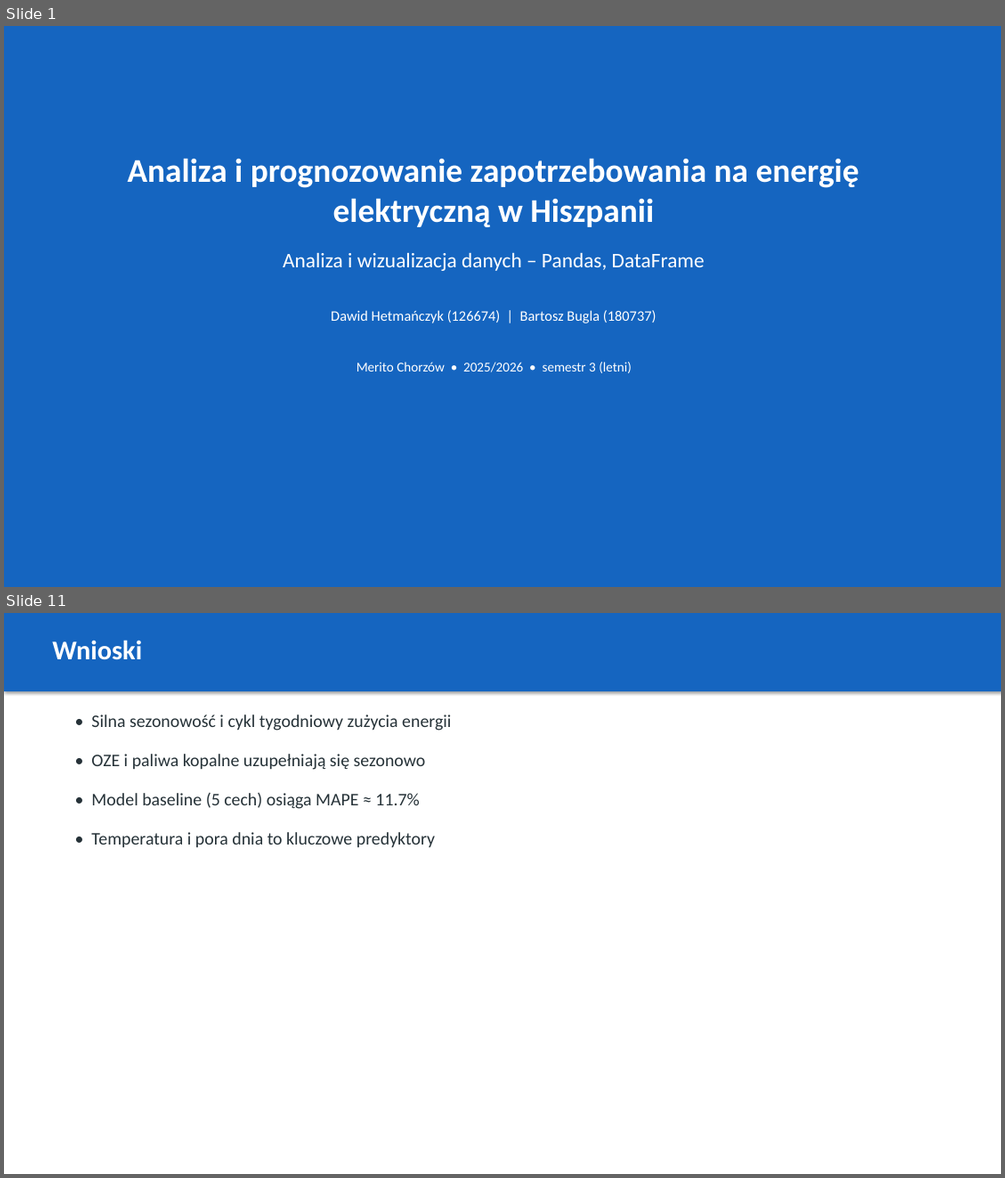
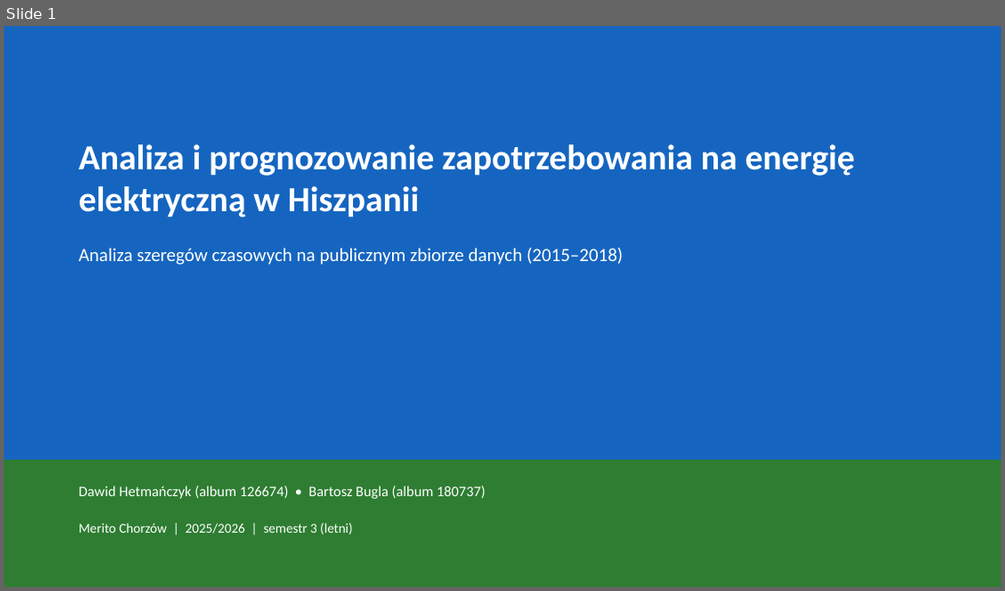
Before and after one commit to BartoszBugla/prognoza-zapotrzebowania-na-energie, a slide deck: docs/prezentacja.pptx. Shown one above the other, each under a label of ours: slides 1 and 11 before the commit, slide 1 after it; the slides between them are not shown. The pictures are 1005x1178 and 1005x591 pixels, drawn with LibreOffice and Linux fonts; fonts in the diff are those of the drawing. Boxes give left, top, right and bottom in pixels: in the first picture for what was removed or moved away, otherwise in the second. Text is boxed around its words. In the diff, an @@ line names an element or a change of style, - is before the commit and + after.

```diff
--- a/docs/prezentacja.pptx
+++ b/docs/prezentacja.pptx
@@ slide 11 removed at [4,613,1001,1174], background #FFFFFF @@
@@ rectangle removed at [4,613,1001,691] @@
@@ text removed at [52,640,142,660] @@
-Wnioski
@@ text removed at [91,714,451,730] @@
-• Silna sezonowość i cykl tygodniowy zużycia energii
@@ text removed at [91,754,426,770] @@
-• OZE i paliwa kopalne uzupełniają się sezonowo
@@ text removed at [91,793,419,809] @@
-• Model baseline (5 cech) osiąga MAPE ≈ 11.7%
@@ text removed at [91,832,435,848] @@
-• Temperatura i pora dnia to kluczowe predyktory
@@ slide 1 changed as well @@
@@ text "Analiza i prognozowanie zapotrzebowania na ...": place and size @@
-text "Analiza i prognozowanie zapotrzebowania na ..." at [128,158,859,227]
+text "Analiza i prognozowanie zapotrzebowania na ..." at [79,144,855,217]
@@ text "Analiza i prognozowanie zapotrzebowania na ..." at [79,144,855,217]: size 32 to 34 pt; alignment centre to left @@
@@ text at [79,248,623,265]: text changed; size 20 to 18 pt @@
-Analiza i wizualizacja danych – Pandas, DataFrame
+Analiza szeregów czasowych na publicznym zbiorze danych (2015–2018)
@@ rectangle added at [4,459,1001,587], fill #2E7D32 @@
@@ text at [79,485,485,499]: text changed @@
-Dawid Hetmańczyk (126674) | Bartosz Bugla (180737)
+Dawid Hetmańczyk (album 126674) • Bartosz Bugla (album 180737)
@@ text at [79,523,353,534]: text changed @@
-Merito Chorzów • 2025/2026 • semestr 3 (letni)
+Merito Chorzów | 2025/2026 | semestr 3 (letni)
```
Also in this commit, not shown: 5 other slides changed, 21 slides added, 5 other slides removed, 5 other files.
